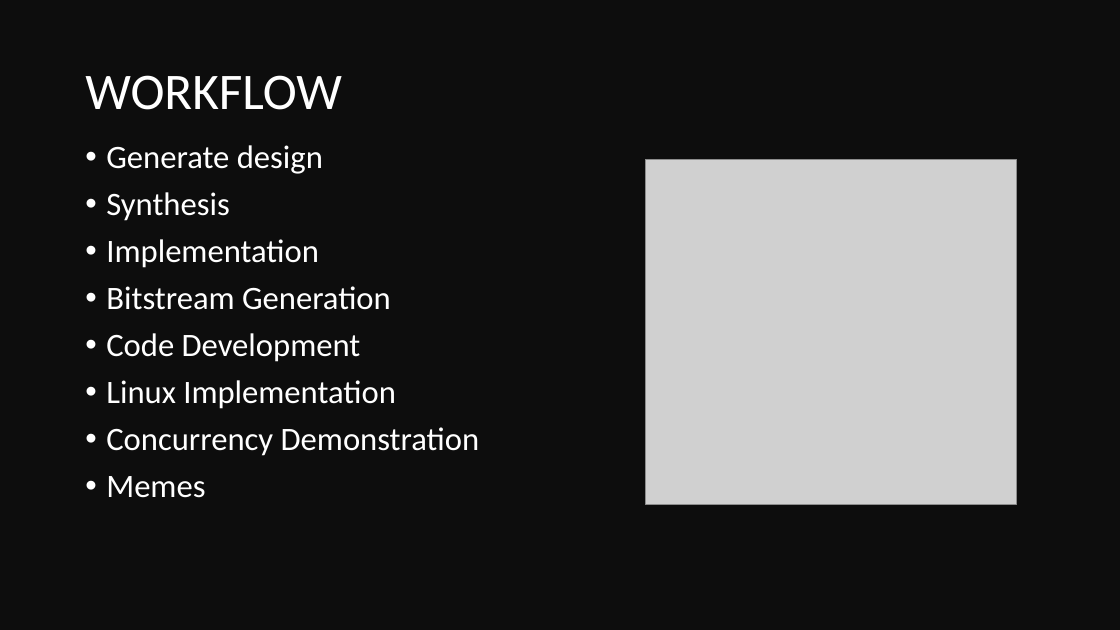
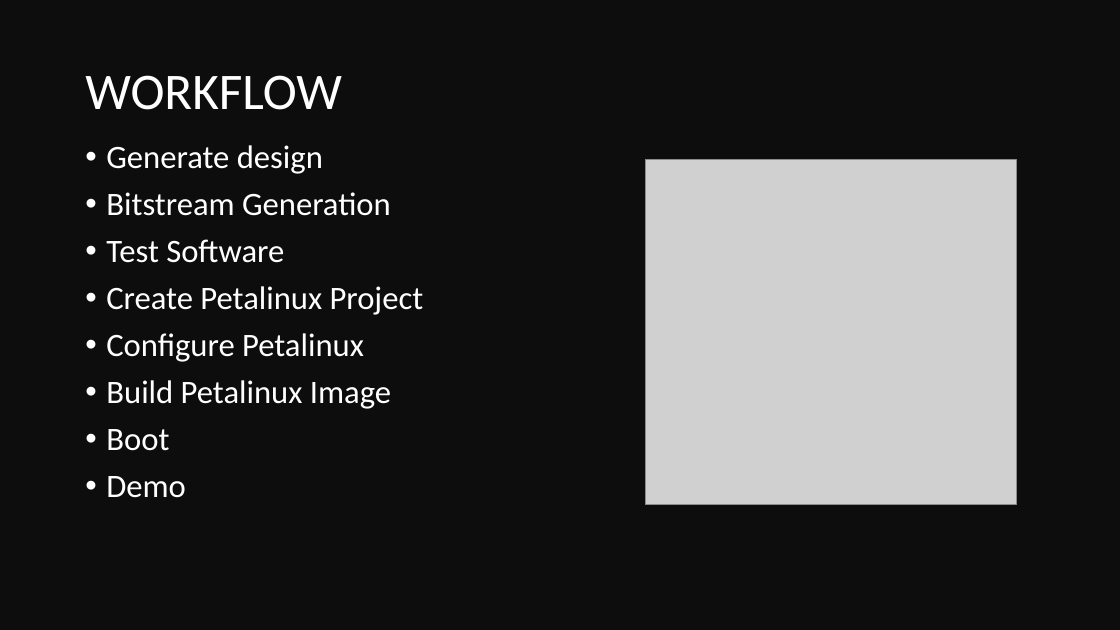
Before and after one commit to chrismajor2124/CSCI460_Final_Project_Yocto_on_Microblaze, a slide deck: slide 6 of docs/CSCI460_Presentation.pptx. Drawn at 1120x630 pixels with LibreOffice and Linux fonts; fonts in the diff are those of the drawing; grey boxes stand for pictures. Boxes give left, top, right and bottom in pixels: in the first picture for what was removed or moved away, otherwise in the second. Text is boxed around its words. In the diff, an @@ line names an element or a change of style, - is before the commit and + after.

```diff
--- a/docs/CSCI460_Presentation.pptx
+++ b/docs/CSCI460_Presentation.pptx
@@ text at [106, 192, 319, 268]: paragraphs removed @@
-• Synthesis
-• Implementation
@@ text at [106, 239, 424, 498]: text changed @@
-• Code Development
-• Linux Implementation
-• Concurrency Demonstration
-• Memes
+• Test Software
+• Create Petalinux Project
+• Configure Petalinux
+• Build Petalinux Image
+• Boot
+• Demo
```
Also in this commit, not shown: 1 other slide changed, 9 slides added, 8 slides removed.
